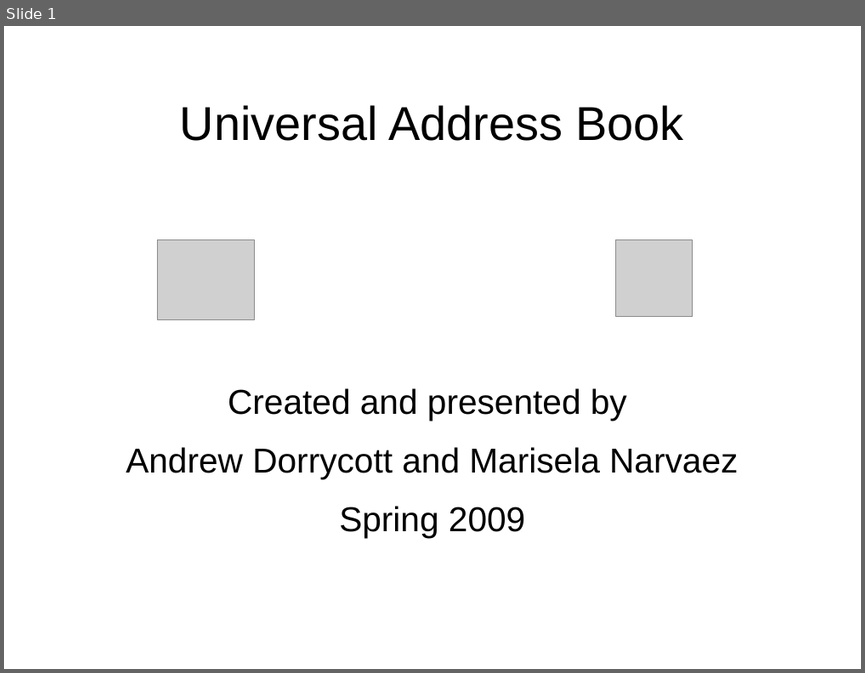
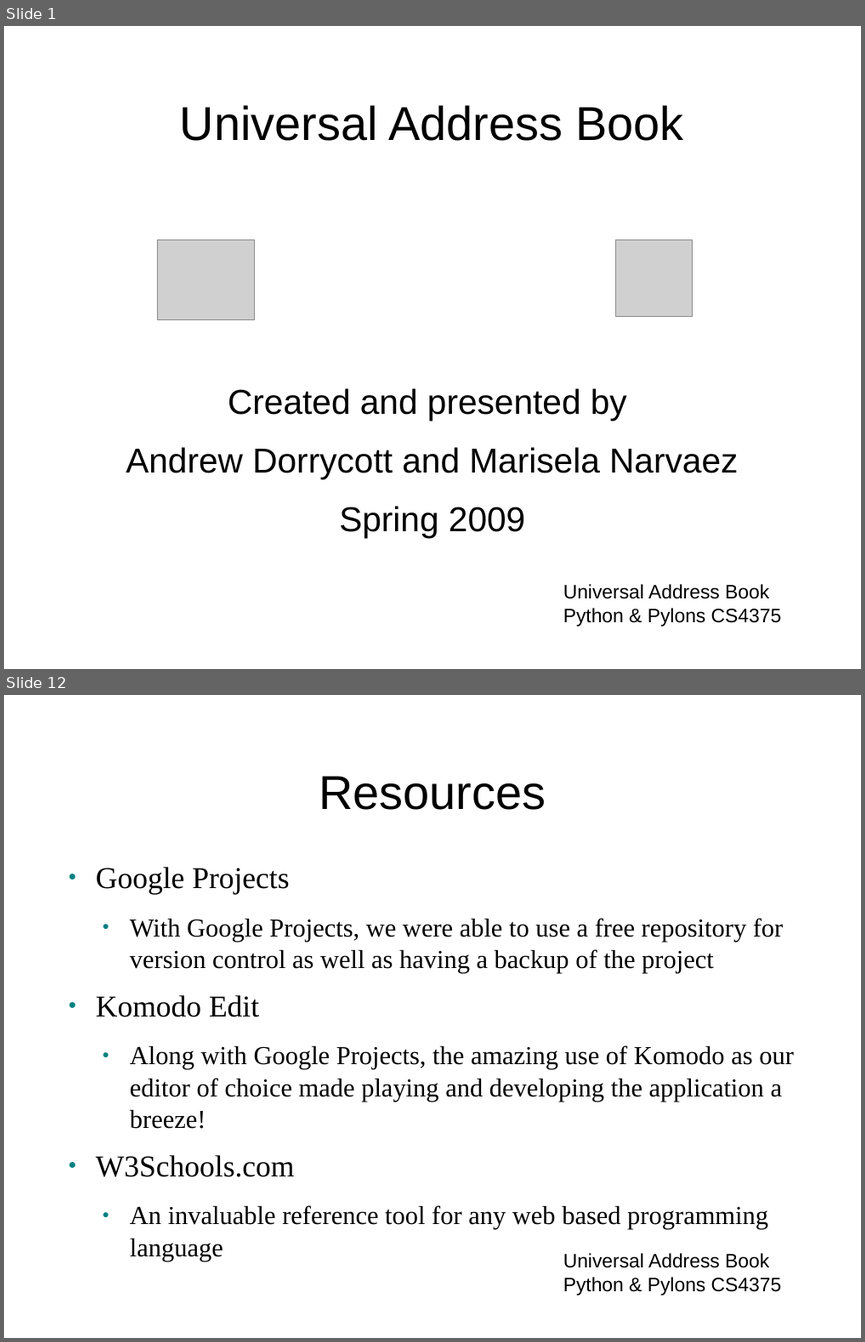
Before and after one commit to tdyhacker/pythonexploration, a slide deck: compeggirl/UnivAddBook Poster Presentation.ppt. Shown one above the other, each under a label of ours: slide 1 before the commit, slides 1 and 12 after it; the slides between them are not shown. The pictures are 865x673 and 865x1342 pixels, drawn with LibreOffice and Linux fonts; fonts in the diff are those of the drawing; grey boxes stand for pictures; background and template pictures are left out. Boxes give left, top, right and bottom in pixels: in the first picture for what was removed or moved away, otherwise in the second. Text is boxed around its words. In the diff, an @@ line names an element or a change of style, - is before the commit and + after.

Commit message:
revised power points and added pictures of the project

```diff
--- a/compeggirl/UnivAddBook Poster Presentation.ppt
+++ b/compeggirl/UnivAddBook Poster Presentation.ppt
@@ slide 12 added at (4,695,861,1338), background picture (left out) @@
@@ title added at (318,776,545,810), 44 pt, text #000000 @@
+Resources
@@ text added at (96,867,794,1261), 24 pt, text #000000 @@
+● Google Projects
+  ● With Google Projects, we were able to use a free repository for version control as well as having a backup of the project
+● Komodo Edit
+  ● Along with Google Projects, the amazing use of Komodo as our editor of choice made playing and developing the application a breeze!
+● W3Schools.com
+  ● An invaluable reference tool for any web based programming language
@@ text added at (563,1253,782,1295), 18 pt, text #000000 @@
+Universal Address Book
+Python & Pylons CS4375
@@ slide 1 changed as well @@
@@ text added at (563,584,782,626), 18 pt, text #000000 @@
+Universal Address Book
+Python & Pylons CS4375
```
Also in this commit, not shown: 10 other slides added, 5 slides removed, 7 other files.
